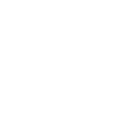
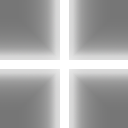
Layered file, before and after one edit (128×128). Changes by layer:
added layer "Pasted Layer copy #1" (addition, 58%) above "Pasted Layer" over <box>0,0,128,128</box>
added layer "Layer #3" above "Layer #5" over <box>0,0,128,128</box>
hid "Layer", opacity 52% → 30% over <box>0,0,128,128</box>
